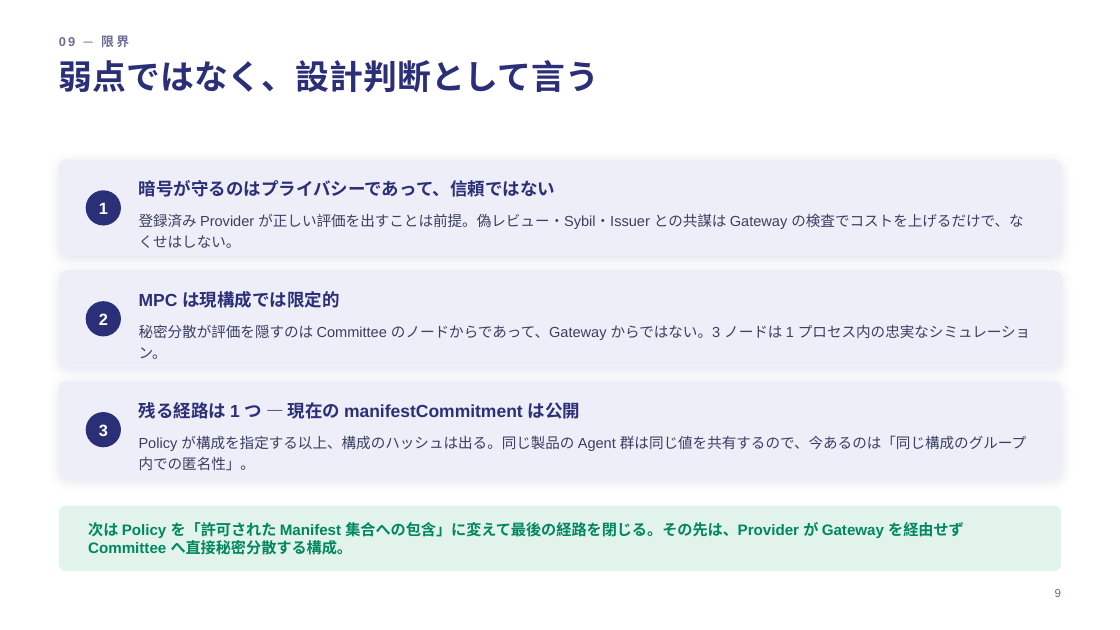
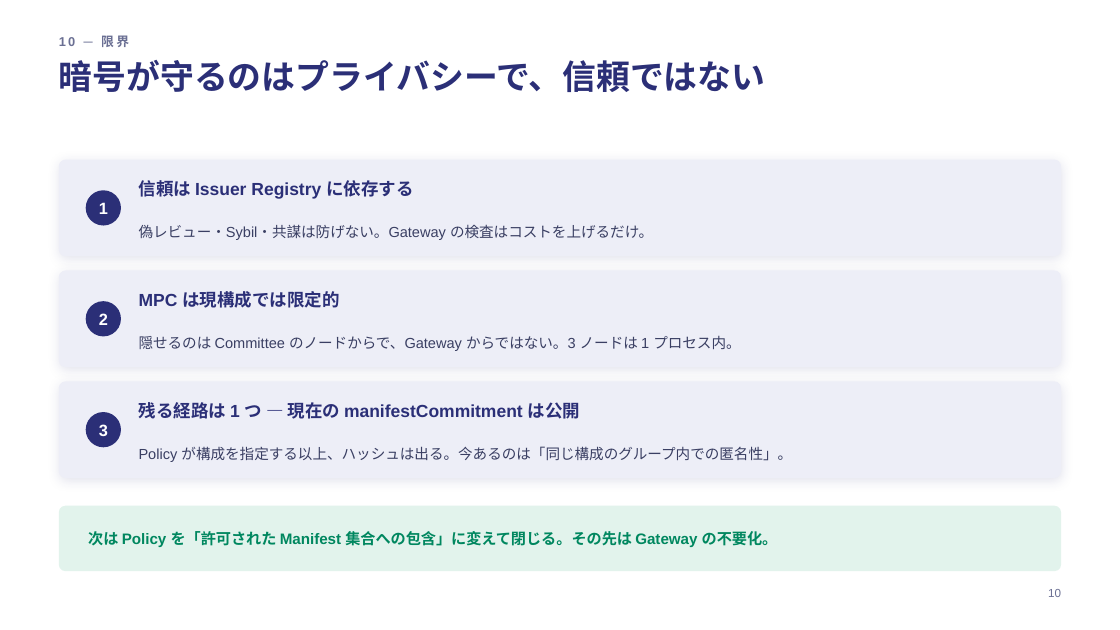
Before and after one commit to da1suk8/zk-agent-passport, a slide deck: slide 11 of docs/slides/zk-agent-passport.pptx (slide 10 before the commit). Drawn at 1120x630 pixels with LibreOffice and Linux fonts; fonts in the diff are those of the drawing. Boxes give left, top, right and bottom in pixels: in the first picture for what was removed or moved away, otherwise in the second. Text is boxed around its words. In the diff, an @@ line names an element or a change of style, - is before the commit and + after.

```diff
--- a/docs/slides/zk-agent-passport.pptx
+++ b/docs/slides/zk-agent-passport.pptx
@@ text at bbox=[59, 35, 129, 47]: text changed @@
-09 ─ 限界
+10 ─ 限界
@@ text at bbox=[59, 60, 766, 92]: text changed @@
-弱点ではなく、設計判断として言う
+暗号が守るのはプライバシーで、信頼ではない
@@ text at bbox=[139, 180, 413, 199]: text changed @@
-暗号が守るのはプライバシーであって、信頼ではない
+信頼は Issuer Registry に依存する
@@ text at bbox=[139, 225, 653, 240]: text changed @@
-登録済み Provider が正しい評価を出すことは前提。偽レビュー・Sybil・Issuer との共謀は Gateway の検査でコストを上げるだけで、なくせはしない。
+偽レビュー・Sybil・共謀は防げない。Gateway の検査はコストを上げるだけ。
@@ text at bbox=[139, 336, 740, 351]: text changed @@
-秘密分散が評価を隠すのは Committee のノードからであって、Gateway からではない。3 ノードは 1 プロセス内の忠実なシミュレーション。
+隠せるのは Committee のノードからで、Gateway からではない。3 ノードは 1 プロセス内。
@@ text at bbox=[139, 446, 792, 462]: text changed @@
-Policy が構成を指定する以上、構成のハッシュは出る。同じ製品の Agent 群は同じ値を共有するので、今あるのは「同じ構成のグループ内での匿名性」。
+Policy が構成を指定する以上、ハッシュは出る。今あるのは「同じ構成のグループ内での匿名性」。
@@ text at bbox=[88, 531, 778, 547]: text changed @@
-次は Policy を「許可された Manifest 集合への包含」に変えて最後の経路を閉じる。その先は、Provider が Gateway を経由せず Committee へ直接秘密分散する構成。
+次は Policy を「許可された Manifest 集合への包含」に変えて閉じる。その先は Gateway の不要化。
@@ text at bbox=[1048, 589, 1061, 597]: text changed @@
-9
+10
```
Also in this commit, not shown: 17 other slides changed, 1 slide added, 1 other file.
